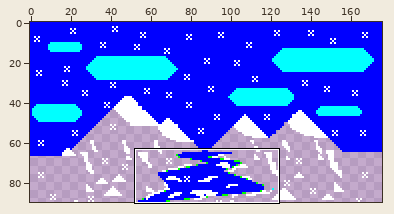
One commit to this sprite sheet: AFBWeatherland/0058.png. The first picture is a wide view before the edit; the outline marks the close-up.
Close-up. Before the commit:
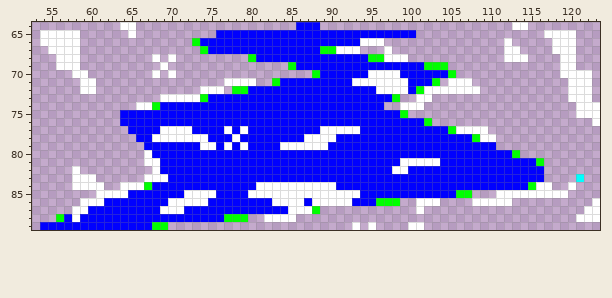
The file is 176x90 pixels. Shown: x 53..123, y 64..89.
After the commit:
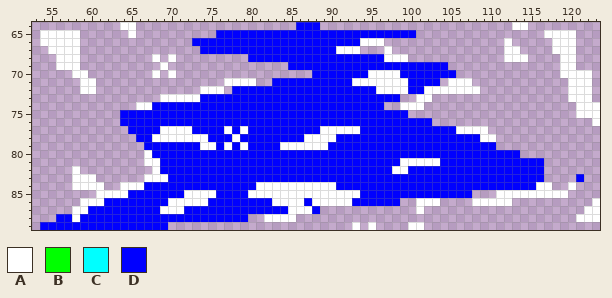
Palette (. is transparent): A #ffffff  B #00ff00  C #00ffff  D #0000ff
From old to new:
@@ x 53..123 @@
 65 .AAAAA......A..........DDDDDDDDDDDDDDDDDDDDDDDDD................AAAA...
-66 .AAAAA..............BDDDDDDDDDDDDDDDDDDDDAAA...............A.....AAA...
-67 ..AAAA...............BDDDDDDDDDDDDDDBBAAA...A..............AA....AAA...
-68 ...AAA.........A.A.........BDDDDDDDDDDDDDDBBAAA............AAA....AA...
-69 ...AAA..........A...............BDDDDDDDDDDDDDDDDBBB..............AA...
-70 .....AA........A.A.................BDDDDDDAAAADDDDDDB.............AAAA.
-71 ......AA................AAAA..BDDDDDDDDDAAAAAAADDDB.AAA............AAA.
-72 ......AA.............AAA.BBDDDDDDDDDDDDDDDDAAAADBAAAAAAA...........AAA.
-73 ................AAAAABDDDDDDDDDDDDDDDDDDDDDDDB..AA.................AAA.
-74 .............AABDDDDDDDDDDDDDDDDDDDDDDDDDDDD..AAA...................AAA
-75 ...........DDDDDDDDDDDDDDDDDDDDDDDDDDDDDDDDDDDB.....................AAA
-76 ...........DDDDDDDDDDDDDDDDDDDDDDDDDDDDDDDDDDDDDDB....................A
-77 ............DDDDAAAADDDDADADDDDDDDDDAAAAADDDDDDDDDDDBAAAA..............
-78 .............DDAAAAAAADDDADDDDDDDDAAAADDDDDDDDDDDDDDDDDBAA.............
+66 .AAAAA..............DDDDDDDDDDDDDDDDDDDDDAAA...............A.....AAA...
+67 ..AAAA...............DDDDDDDDDDDDDDDDDAAA...A..............AA....AAA...
+68 ...AAA.........A.A.........DDDDDDDDDDDDDDDDDAAA............AAA....AA...
+69 ...AAA..........A...............DDDDDDDDDDDDDDDDDDDD..............AA...
+70 .....AA........A.A.................DDDDDDDAAAADDDDDDD.............AAAA.
+71 ......AA................AAAA..DDDDDDDDDDAAAAAAADDDD.AAA............AAA.
+72 ......AA.............AAA.DDDDDDDDDDDDDDDDDDAAAADDAAAAAAA...........AAA.
+73 ................AAAAADDDDDDDDDDDDDDDDDDDDDDDDD..AA.................AAA.
+74 .............AADDDDDDDDDDDDDDDDDDDDDDDDDDDDD..AAA...................AAA
+75 ...........DDDDDDDDDDDDDDDDDDDDDDDDDDDDDDDDDDDD.....................AAA
+76 ...........DDDDDDDDDDDDDDDDDDDDDDDDDDDDDDDDDDDDDDD....................A
+77 ............DDDDAAAADDDDADADDDDDDDDDAAAAADDDDDDDDDDDDAAAA..............
+78 .............DDAAAAAAADDDADDDDDDDDAAAADDDDDDDDDDDDDDDDDDAA.............
 79 ..............DDDDDDDAADADADDDDAAAAAADDDDDDDDDDDDDDDDDDDDD.............
-80 ..............ADDDDDDDDDDDDDDDDDDDDDDDDDDDDDDDDDDDDDDDDDDDDDB..........
-81 ..............AADDDDDDDDDDDDDDDDDDDDDDDDDDDDDDAAAAADDDDDDDDDDDDB.......
+80 ..............ADDDDDDDDDDDDDDDDDDDDDDDDDDDDDDDDDDDDDDDDDDDDDD..........
+81 ..............AADDDDDDDDDDDDDDDDDDDDDDDDDDDDDDAAAAADDDDDDDDDDDDD.......
 82 .....A.........ADDDDDDDDDDDDDDDDDDDDDDDDDDDDDAADDDDDDDDDDDDDDDDD.......
-83 .....AAA......AAADDDDDDDDDDDDDDDDDDDDDDDDDDDDDDDDDDDDDDDDDDDDDDD....C..
-84 .....AAAA..AAABDDDDDDDDDDDDDAAAAAAAAAADDDDDDDDDDDDDDDDDDDDDDDDBAA..A...
-85 ........AAAADDDDDDDAAAADDDDAAAAAAAAAAAAAADDDDDDDDDDDDBB...AAAAAAAAA....
-86 ......AAADDDDDDDDAAAAADDDDDDDDAAAADAAAAADDDBBB..AAA....AAAAA..........A
-87 .....AADDDDDDDDDAAADDDDDDDDDDDDDAAAB............A....................AA
-88 ...BDADDDDDDDDDDDDDDDDDDBBB..AAAA...................................AAA
-89 .DDDDDDDDDDDDDDBB.......................A.A....AA......................
+83 .....AAA......AAADDDDDDDDDDDDDDDDDDDDDDDDDDDDDDDDDDDDDDDDDDDDDDD....D..
+84 .....AAAA..AAADDDDDDDDDDDDDDAAAAAAAAAADDDDDDDDDDDDDDDDDDDDDDDDDAA..A...
+85 ........AAAADDDDDDDAAAADDDDAAAAAAAAAAAAAADDDDDDDDDDDDDD...AAAAAAAAA....
+86 ......AAADDDDDDDDAAAAADDDDDDDDAAAADAAAAADDDDDD..AAA....AAAAA..........A
+87 .....AADDDDDDDDDAAADDDDDDDDDDDDDAAAD............A....................AA
+88 ...DDADDDDDDDDDDDDDDDDDDDDD..AAAA...................................AAA
+89 .DDDDDDDDDDDDDDDD.......................A.A....AA......................
